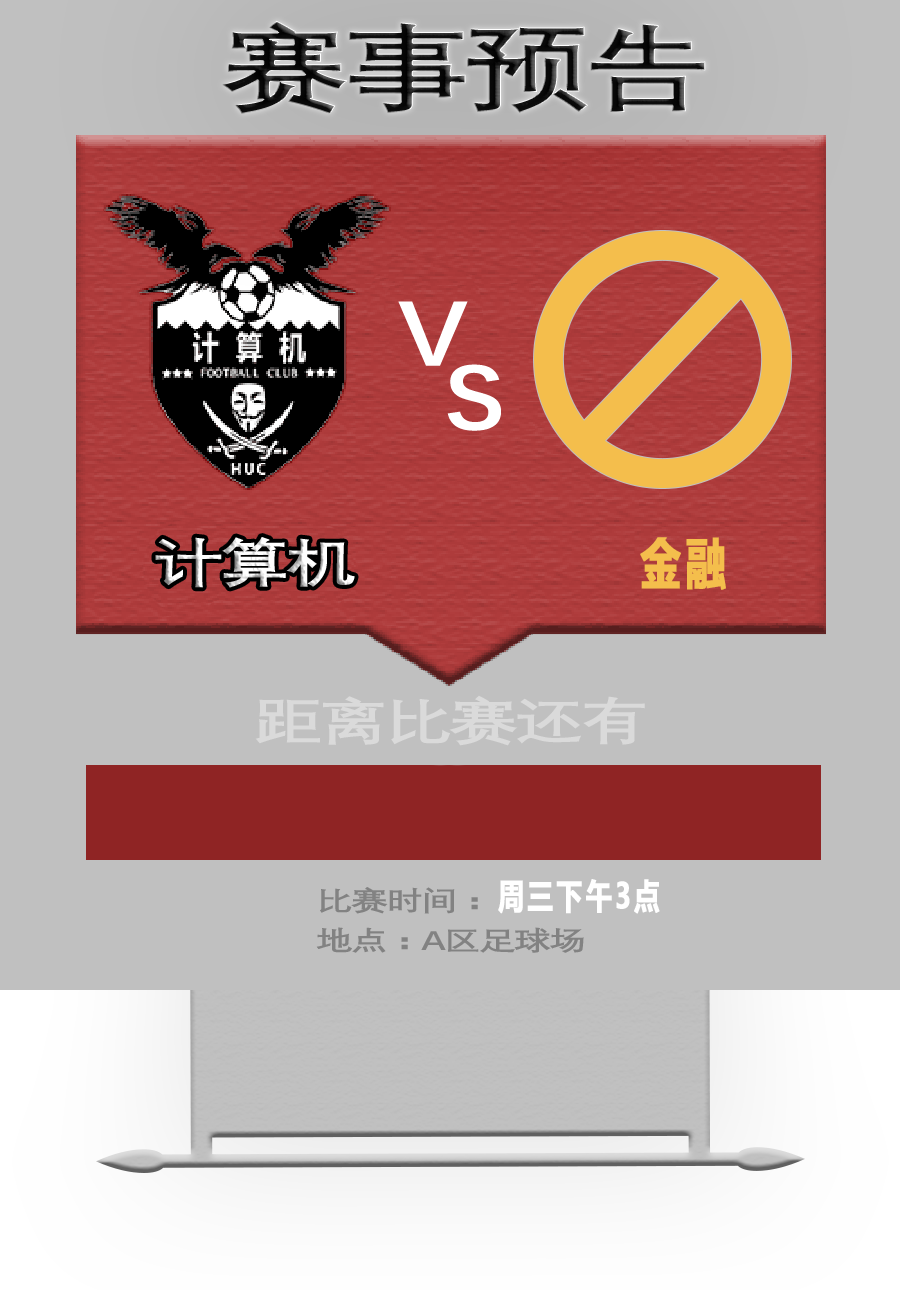
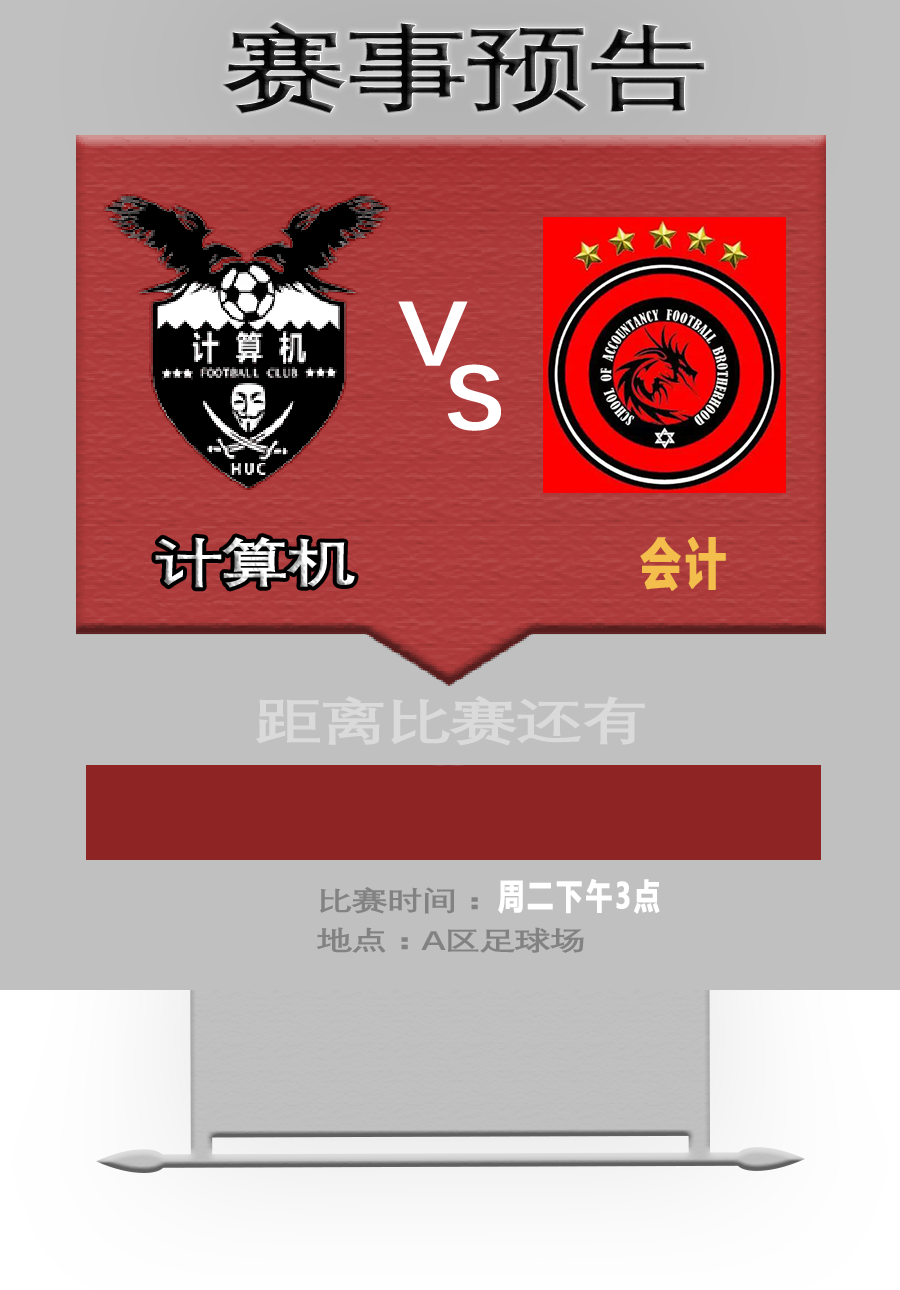
Layer changes from the first 900×1290 image to the second:
removed layer "形状 1" over <box>533,230,792,489</box>
renamed "周三下午3点" to "周二下午3点", painted on it over <box>527,882,553,911</box>
added layer "会计" (1st of 2) above "会计" over <box>543,217,786,493</box>
renamed "金融" to "会计", painted on it over <box>640,537,726,591</box>
